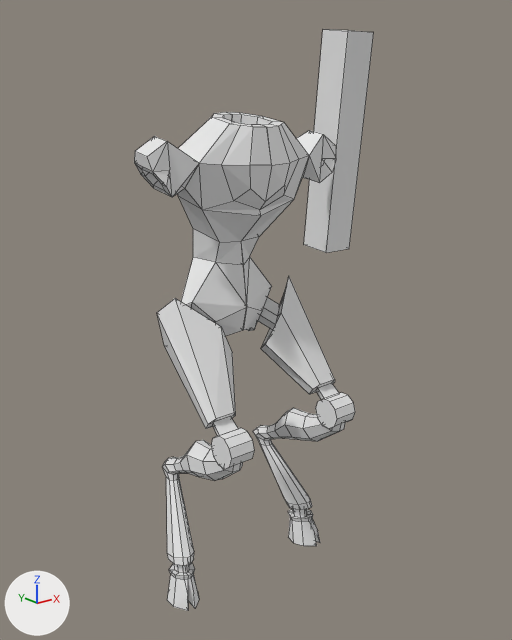
One commit to the Blender file Assets/Resources/Models/manti.blend: the scene before it, then after it.
The view is the same before and after, from a 50 mm lens placed at (-22.7, -28.8, 27.2), pointed at (0.8, 0.5, 15.5). The axes (+X, +Y, +Z) are drawn at lower left. The lights are the same throughout. Mesh edges are drawn as thin lines.
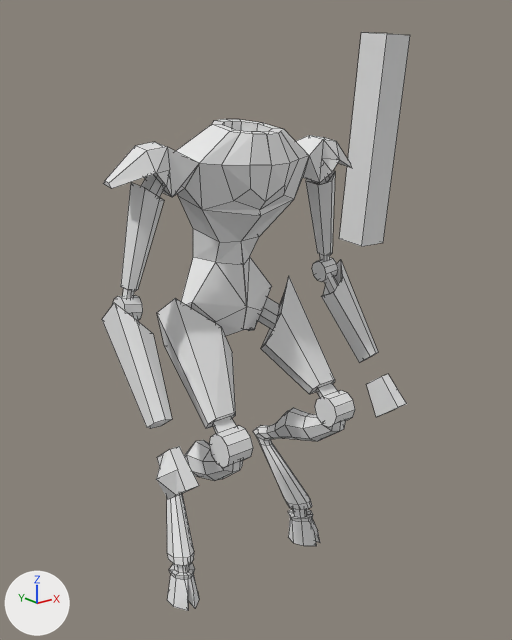
Where the change shows, as pixel boxes [x1, y1, x2, y2] in the pictures (512 x 640 px; the box of a moved part takes in the faces that stretch with it):
'Cylinder', reshaped (38% wider)
    before: [134, 112, 355, 611]
    after: [102, 119, 407, 611]
'Cylinder.001', moved
    before: [304, 29, 374, 253]
    after: [339, 32, 410, 246]
part 1 of me_cylinder, added
    after: [113, 258, 338, 320]
part 2 of me_cylinder, added
    after: [102, 260, 378, 429]
part 3 of me_cylinder, added
    after: [156, 374, 407, 499]
part 4 of me_cylinder, moved or reshaped
    before: [203, 392, 355, 472]
    after: [203, 390, 355, 472]
part 5 of me_cylinder, built on
    before: [134, 112, 336, 197]
    after: [103, 119, 352, 298]

The change in detail:
me_cylinder is used by ob_cylinder; location (0.0, 0.0, 1.0).
Verts and faces of me_cylinder; kept vertices keep their numbers, new ones are numbered from 279.
Before the commit, vertices of me_cylinder: 84 (-4.3, -2.2, 9.5) at pixel (211, 446), 85 (-2.9, -2.2, 9.5), 86 (-4.3, -2.4, 9.0) at pixel (213, 456), 87 (-2.9, -2.4, 9.0), 90 (-4.3, -3.3, 8.7) at pixel (224, 469).
Before the commit, vertices of me_cylinder: 91 (-2.9, -3.3, 8.7) at pixel (247, 460), 92 (-4.3, -3.8, 9.0) at pixel (229, 466), 93 (-2.9, -3.8, 9.0) at pixel (252, 458), 94 (-4.3, -3.9, 9.5) at pixel (231, 458), 95 (-2.9, -3.9, 9.5) at pixel (254, 450).
Before the commit, vertices of me_cylinder: 96 (-4.3, -3.8, 10.0) at pixel (229, 448), 97 (-2.9, -3.8, 10.0) at pixel (252, 439), 98 (-4.3, -3.3, 10.3) at pixel (224, 439), 99 (-2.9, -3.3, 10.3) at pixel (247, 431), 100 (-4.3, -2.8, 10.3) at pixel (217, 435).
Before the commit, vertices of me_cylinder: 101 (-2.9, -2.8, 10.3) at pixel (240, 427), 102 (-4.3, -2.4, 10.0) at pixel (212, 438), 103 (-2.9, -2.4, 10.0), 161 (-3.5, -3.6, 9.0), 162 (-3.9, -3.6, 9.0).
Before the commit, vertices of me_cylinder: 164 (-4.0, -2.6, 8.9), 165 (-3.7, -2.5, 8.9).
me_cylinder had 279 vertices, 260 faces, 1 loose edge and spanned x -6.0..0.0, y -3.9..4.0, z -1.0..25.5.
me_cylinder now has 376 vertices, 341 faces, 1 loose edge and spans x -8.2..0.0, y -4.9..4.0, z -1.0..25.2.
me_cylinder part 1: the loose piece of 20 vertices spanning x -4.3..-2.9, y -3.9..-2.2, z 8.7..10.3 is copied, and the copy is multiplied about its middle by the matrix ((0.718, -0.003, 0.096), (0.011, 0.722, -0.057), (-0.096, 0.058, 0.715)), then moved by (-3.1, 4.3, 6.8); it spans x -7.3..-6.1, y 0.6..1.9, z 15.7..17.0.
me_cylinder part 2: a new loose piece of 24 vertices spanning x -7.7..-6.1, y -2.7..2.0, z 11.2..16.9.
me_cylinder part 3: a new loose piece of 13 vertices spanning x -8.2..-6.8, y -4.9..-2.3, z 8.2..10.9.
Part 4, on me_cylinder:
Vertices 84, 86, 92, 94, 96, 98, 100, 102 move by (-0.1, 0.1, 0.1).
Vertices 85, 87, 93, 95, 97, 99, 101, 103 move by (0.0, 0.1, 0.1).
Vertices 91, 161, 162 move by (0.0, 0.0, 0.1).
Vertex 90 moves to (-4.4, -3.3, 8.8), pixel (223, 467).
Vertex 164 moves to (-4.0, -2.7, 8.9).
Vertex 165 moves to (-3.7, -2.5, 8.9).
Part 5, on me_cylinder:
2 faces are deleted.
11 vertices in x -1.3..0.0, y -1.3..2.0, z 24.4..25.5 move by (0.0, 0.0, -0.4).
9 vertices in x -4.9..0.0, y -0.6..2.0, z 24.4..25.5 move by (0.0, 0.0, -0.3).
5 vertices move from x -6.0..-4.9, y -0.2..1.4, z 23.0..24.3 to x -6.0..-4.9, y -0.5..1.7, z 23.0..24.1.
40 vertices are added at x -7.7..-4.7, y -0.2..1.7, z 16.6..23.2.
42 new faces join them.
Object 'Cylinder.001' (ob_cylinder_001) moves from (0.0, 0.0, 1.0) to (3.12, 0.0, 1.0).
